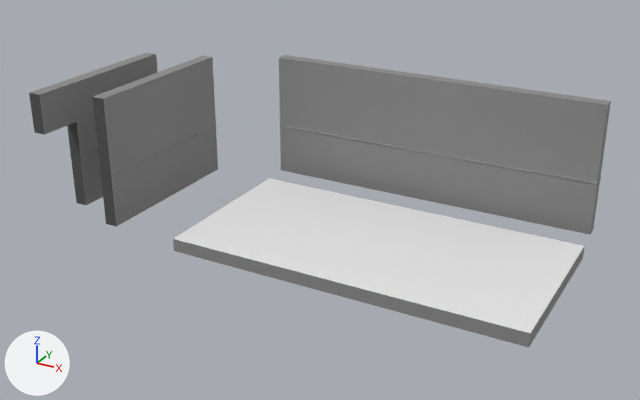
The FBX model Texturing/WIP Files/texture2.fbx as it was, and as the next commit left it.
Both versions are drawn from a 50 mm lens placed at (10.47, -15.85, 8.61), pointed at (1.79, -0.06, 0.71). Lighting does not change. The marker at lower left points along +X, +Y and +Z. The picture after the commit comes second. Where no turn or scale is listed for an object, it has been applied to the vertices.

The older version as bpy lines, for what is in view:
```python
me_mesh = bpy.data.meshes.new('Mesh')
me_mesh.from_pydata(...)  # 84 vertices, 78 faces; spans x -3.2..8.03, y -5.17..0.31, z -0.3..3.0
# faces by material slot: [64, 12, 1, 1]
me_mesh.materials.append(mat_01___defaultd)  # grey #8b8b8b
me_mesh.materials.append(mat_03___defaultd)  # dark grey #515151
me_mesh.materials.append(mat_04___defaultd)  # white #e9e9e9
me_mesh.materials.append(mat_05___defaultd)  # black #000000
ob_back_wall = bpy.data.objects.new('back_wall', me_mesh)
ob_back_wall.location = (-0.83, 2.57, 0.0)
```
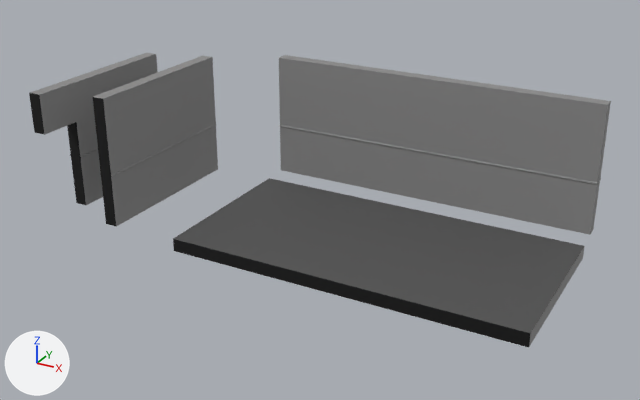
Pixel boxes (x1, y1, x2, y2) of what changed, in the pictures (640 x 400 px):
part 1 of me_mesh, recoloured
    both: (173, 239, 531, 347)
part 2 of me_mesh, recoloured (dark grey to black)
    both: (29, 93, 116, 226)
part 3 of me_mesh, recoloured (white to dark grey)
    both: (173, 178, 584, 333)

What changed in the scene script:
```text
Change me_mesh:
    where me_mesh.from_pydata(...)  # 84 vertices, 78 faces; spans x -3.2..8.03, y -5.17..0.31, z -0.3..3.0
    used by ob_back_wall; location = (-0.83, 2.57, 0.0)
    me_mesh part 1: the 1 face centred in x 4.03, y -4.62, z -0.15 switches from mat_01___defaultd (grey #8b8b8b) to mat_05___defaultd (black #000000)
    me_mesh part 2: all 12 faces that had it switch from mat_03___defaultd (dark grey #515151) to mat_05___defaultd (black #000000)
    me_mesh part 3: all 1 face that had it switch from mat_04___defaultd (white #e9e9e9) to mat_03___defaultd (dark grey #515151)
```
